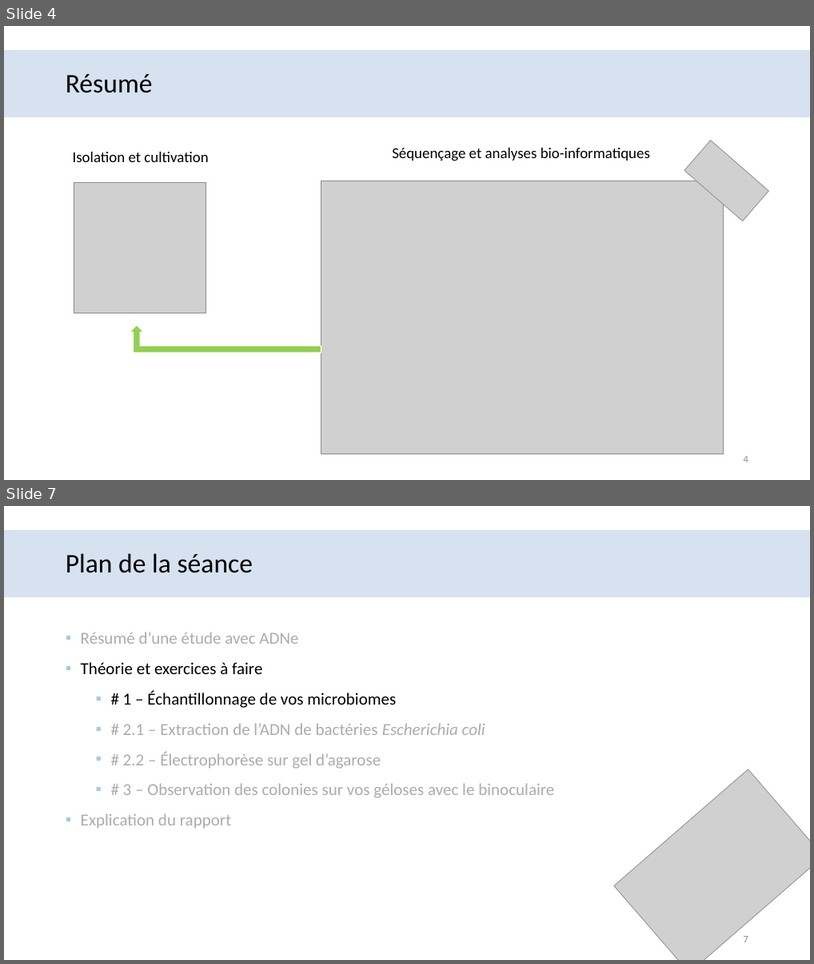
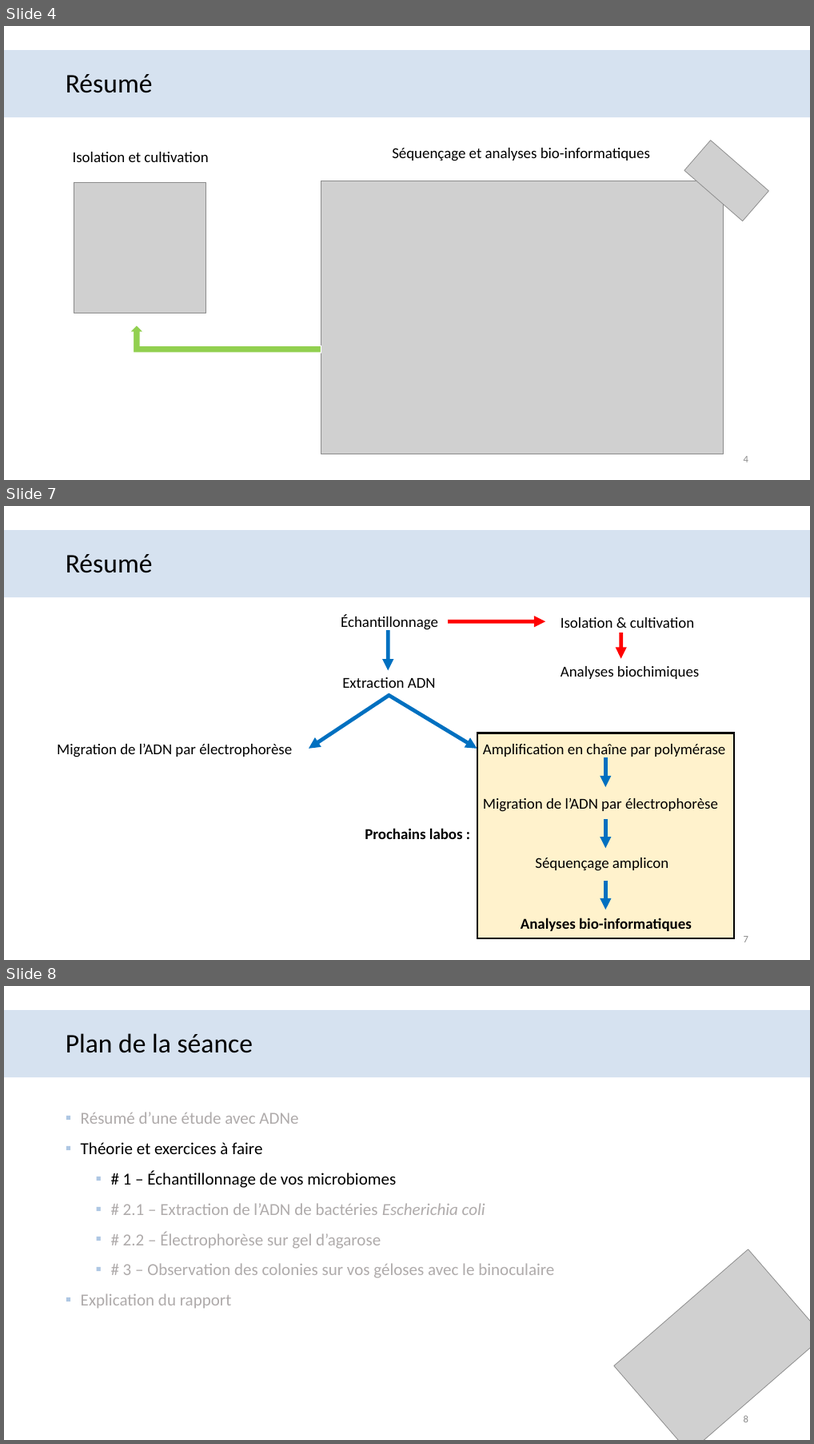
Before and after one commit to ShyGuy509/bio1410_2025, a slide deck: BIO1410_labo-2.pptx. Shown one above the other, each under a label of ours: slides 4 and 7 before the commit, slides 4, 7 and 8 after it; the slides between them are not shown. The pictures are 814x964 and 814x1444 pixels, drawn with LibreOffice and Linux fonts; fonts in the diff are those of the drawing; grey boxes stand for pictures; background and template pictures are left out. Boxes give left, top, right and bottom in pixels: in the first picture for what was removed or moved away, otherwise in the second. Text is boxed around its words. In the diff, an @@ line names an element or a change of style, - is before the commit and + after.

```diff
--- a/BIO1410_labo-2.pptx
+++ b/BIO1410_labo-2.pptx
@@ slide 7 added at (4,506,810,960), background #FFFFFF; not listed: 1 template element that a slide beside it also shows @@
@@ title added at (66,554,153,573), 32 pt, text #000000 @@
+Résumé
@@ text added at (341,614,438,631), 18 pt, text #000000 @@
+Échantillonnage
@@ arrow added from (448, 621) to (546, 621), #FF0000 4.5 pt @@
@@ text added at (561,617,694,628), 18 pt, text #000000 @@
+Isolation & cultivation
@@ arrow added from (388, 630) to (388, 671), #0070C0 4.5 pt @@
@@ arrow added from (622, 632) to (622, 659), #FF0000 4.5 pt @@
@@ text added at (561,666,699,679), 18 pt, text #000000 @@
+Analyses biochimiques
@@ arrow added from (390, 695) to (309, 748), #0070C0 4.5 pt @@
@@ text added at (342,677,436,688), 18 pt, text #000000 @@
+Extraction ADN
@@ arrow added from (388, 695) to (477, 748), #0070C0 4.5 pt @@
@@ text added at (57,744,292,757), 18 pt, text #000000 @@
+Migration de l’ADN par électrophorèse
@@ rectangle added at (478,733,734,939), fill #FFF2CC, outline #000000 2.25 pt @@
@@ text added at (483,744,726,758), 18 pt, text #000000 @@
+Amplification en chaîne par polymérase
@@ arrow added from (606, 757) to (606, 787), #0070C0 4.5 pt @@
@@ text added at (483,798,718,812), 18 pt, text #000000 @@
+Migration de l’ADN par électrophorèse
@@ text added at (365,828,463,839), 18 pt, text #000000, bold @@
+Prochains labos :
@@ arrow added from (606, 819) to (606, 848), #0070C0 4.5 pt @@
@@ text added at (535,857,669,871), 18 pt, text #000000 @@
+Séquençage amplicon
@@ arrow added from (606, 880) to (606, 909), #0070C0 4.5 pt @@
@@ text added at (521,917,692,931), 18 pt, text #000000, bold @@
+Analyses bio-informatiques
@@ page number added at (744,936,749,942), 12 pt, text #8C8C8C @@
+7
@@ what was slide 7 is now slide 8 @@
@@ page number at (744,1415,749,1422): text changed @@
-7
+8
```
Also in this commit, not shown: 8 slides changed, 6 other files.
